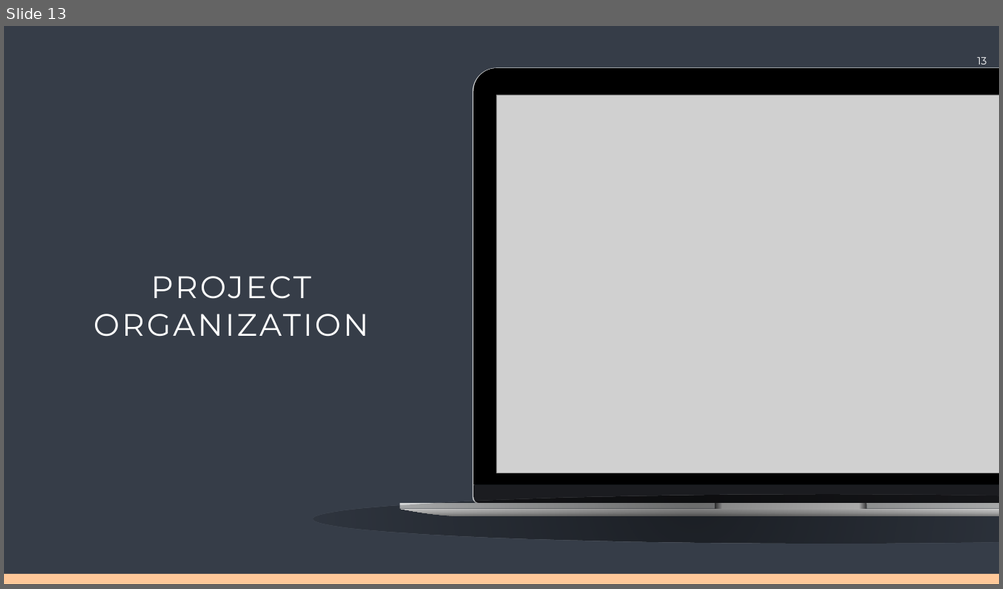
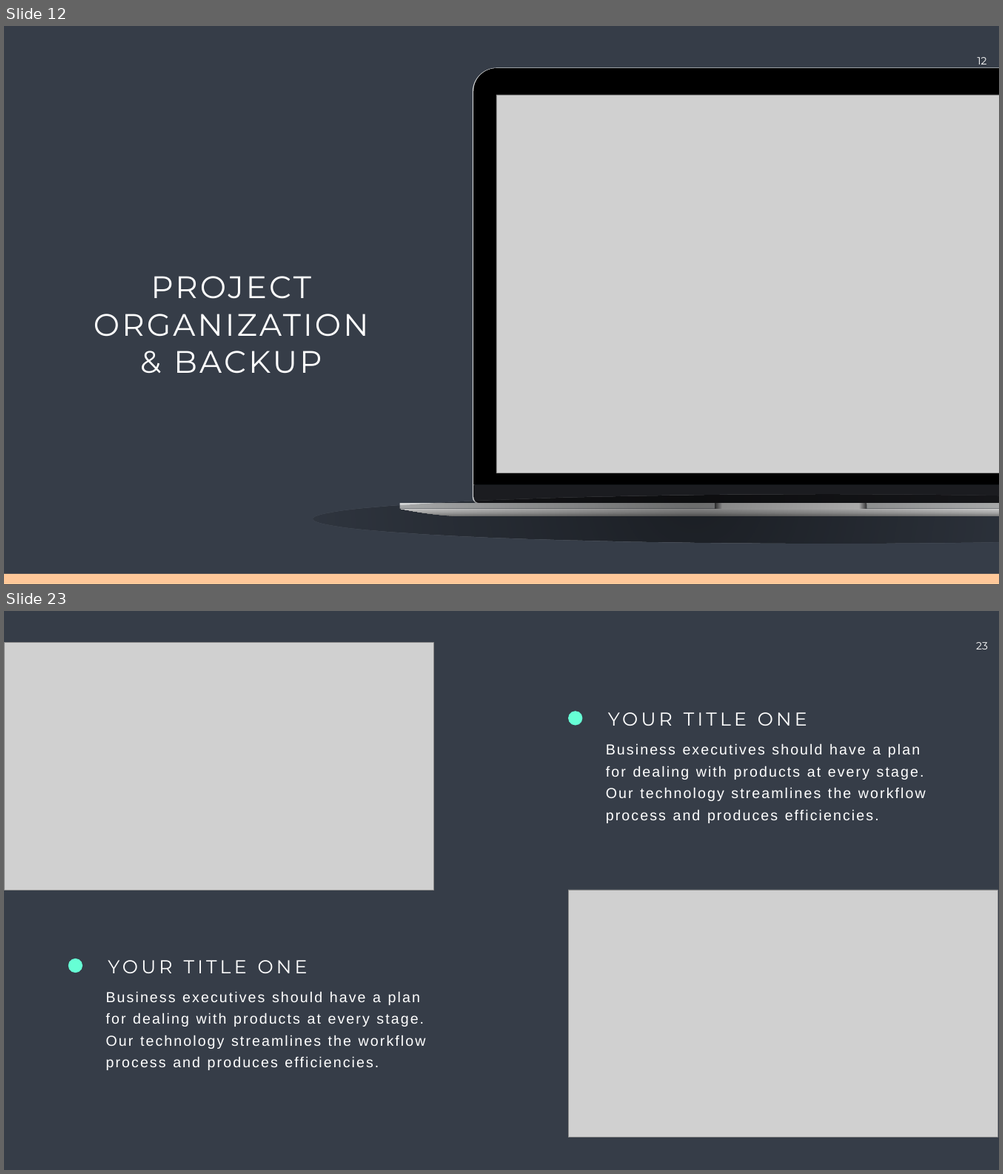
Before and after one commit to Center-for-Health-Data-Science/Just-Bash-It, a slide deck: Commandline_Workshop.pptx. Shown one above the other, each under a label of ours: slide 13 before the commit, slides 12 and 23 after it; the slides between them are not shown. The pictures are 1003x589 and 1003x1174 pixels, drawn with LibreOffice and Linux fonts; fonts in the diff are those of the drawing; grey boxes stand for pictures. Boxes give left, top, right and bottom in pixels: in the first picture for what was removed or moved away, otherwise in the second. Text is boxed around its words. In the diff, an @@ line names an element or a change of style, - is before the commit and + after.

Commit message:
slides on backup

```diff
--- a/Commandline_Workshop.pptx
+++ b/Commandline_Workshop.pptx
@@ slide 23 added at (4,611,999,1170), background #363D48 @@
@@ picture added at (4,642,433,890) @@
@@ page number added at (976,642,987,649), 20 pt, text #FFFFFF @@
+23
@@ ellipse added at (568,711,582,725), fill #66FFD5 @@
@@ text added at (608,712,807,726), 36 pt, text #FFFFFF @@
+YOUR TITLE ONE
@@ text added at (606,743,925,801), 28 pt, text #FFFFFF @@
+Business executives should have a plan for dealing with products at every stage. Our technology streamlines the workflow process and produces efficiencies.
@@ picture added at (568,890,997,1138) @@
@@ ellipse added at (68,959,82,973), fill #66FFD5 @@
@@ text added at (108,960,307,974), 36 pt, text #FFFFFF @@
+YOUR TITLE ONE
@@ text added at (106,991,426,1049), 28 pt, text #FFFFFF @@
+Business executives should have a plan for dealing with products at every stage. Our technology streamlines the workflow process and produces efficiencies.
@@ what was slide 13 is now slide 12 @@
@@ slide 12 changed as well @@
@@ page number at (977,57,987,64): text changed @@
-13
+12
@@ text at (173,351,321,374): paragraph added @@
+& BACKUP
```
Also in this commit, not shown: 5 other slides changed, 12 other slides added, 2 slides removed.
